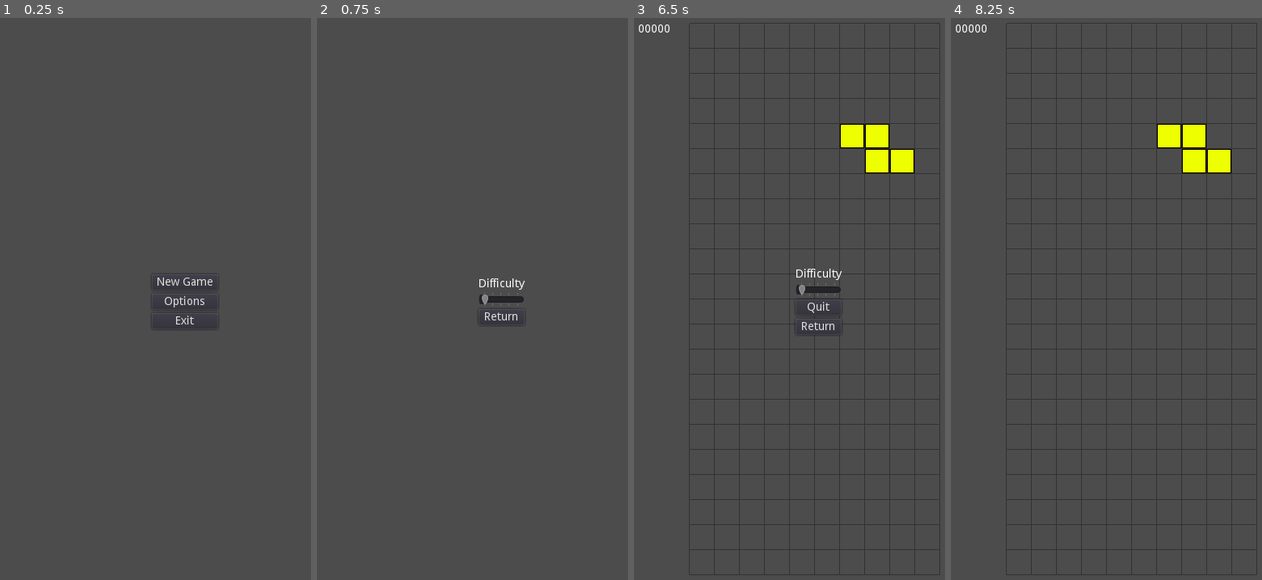
Above: before the commit, frames 1-4 (left to right).
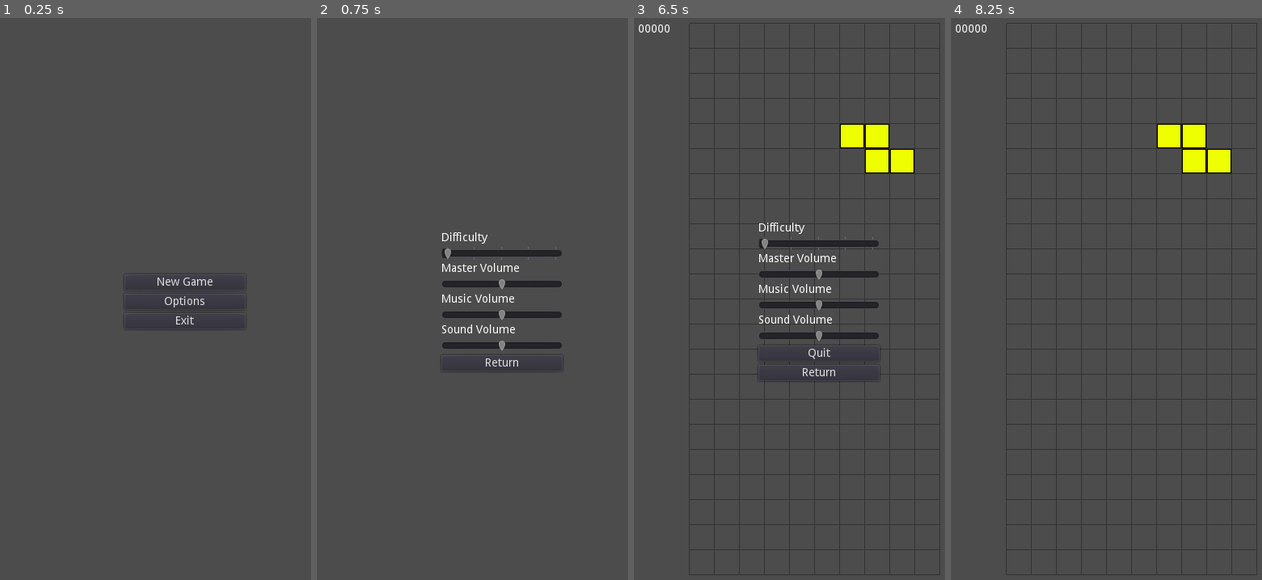
Above: after the commit, the same moments.

Repository: LaffertyDev/Shapes_Collider
Game: Godot game, scene res://main_menu/main_menu.tscn
The game is run twice, just before and just after one commit, with the same random seed, the same clock (stepped at 60 frames per second) and the same inputs.
Inputs:
- Up to frame 1 (0.25 s): no input
- Up to frame 2 (0.75 s): click "Options" at 0.5 s
- Up to frame 3 (6.5 s): click "Return" at 1.25 s; click "New Game" at 2 s; tap Enter at 2.75, 4.25 s; hold Right (ui_right) 2.78-3.53 s; tap Space at 3.5, 5 s; hold Down (ui_down) 3.53-4.28 s; hold Right (ui_right) 4.28-5.78 s; hold Left (ui_left) from 5.78 s (still down); tap Escape (ui_toggle_menu) at 6.4 s
- Up to frame 4 (8.25 s): tap Enter at 7.25 s; release Left (ui_left) at 7.28 s; hold Down (ui_down) 7.28-8 s; click "Return" at 8 s

The runs differ from the first frame. In frame 1, less than 0.1% of the frame differs, in the area x 42-77%, y 45-56%; in frame 2, 2.6%; in frame 3, 2.7%, in the area x 40-79%, y 36-65%; in frame 4, nothing differs.

Commit message:
Add music from open game art

Diff:
--- /dev/null
+++ b/default_bus_layout.tres
@@ -0,0 +1,15 @@
+[gd_resource type="AudioBusLayout" format=2]
+
+[resource]
+bus/1/name = "Music"
+bus/1/solo = false
+bus/1/mute = false
+bus/1/bypass_fx = false
+bus/1/volume_db = -15.1981
+bus/1/send = "Master"
+bus/2/name = "Sounds"
+bus/2/solo = false
+bus/2/mute = false
+bus/2/bypass_fx = false
+bus/2/volume_db = 0.0
+bus/2/send = "Master"
--- /dev/null
+++ b/global_audio.gd
@@ -0,0 +1,24 @@
+extends Node2D
+
+var MasterLoudness = 0.5
+var MusicLoudness = 0.5
+var SoundLoudness = 0.5
+
+signal audio_volume_changed(value)
+
+func _ready():
+	set_master_percentage(0.5)
+	set_music_percentage(0.5)
+	set_sound_percentage(0.5)
+
+func set_master_percentage(value):
+	MasterLoudness = value
+	AudioServer.set_bus_volume_db(AudioServer.get_bus_index("Master"),linear2db(MasterLoudness))
+
+func set_music_percentage(value):
+	MusicLoudness = value
+	AudioServer.set_bus_volume_db(AudioServer.get_bus_index("Music"),linear2db(MusicLoudness))
+
+func set_sound_percentage(value):
+	SoundLoudness = value
+	AudioServer.set_bus_volume_db(AudioServer.get_bus_index("Sounds"),linear2db(SoundLoudness))
--- /dev/null
+++ b/global_audio.tscn
@@ -0,0 +1,12 @@
+[gd_scene load_steps=3 format=2]
+
+[ext_resource path="res://getequipped.wav" type="AudioStream" id=1]
+[ext_resource path="res://global_audio.gd" type="Script" id=2]
+
+[node name="Node2D" type="Node2D"]
+script = ExtResource( 2 )
+
+[node name="MusicPlayer" type="AudioStreamPlayer" parent="."]
+stream = ExtResource( 1 )
+autoplay = true
+bus = "Music"
--- a/globals.gd
+++ b/globals.gd
@@ -1,6 +1,7 @@
 extends Node
 
 var CurrentDifficulty = 1
+
 
 signal difficulty_changed(value)
 
--- a/main_menu/main_menu.tscn
+++ b/main_menu/main_menu.tscn
@@ -19,9 +19,10 @@
 }
 
 [node name="VerticalBoxContainer" type="VBoxContainer" parent="HBoxContainer"]
-margin_left = 199.0
-margin_right = 281.0
+margin_left = 165.0
+margin_right = 315.0
 margin_bottom = 720.0
+rect_min_size = Vector2( 150, 0 )
 alignment = 1
 __meta__ = {
 "_edit_use_anchors_": false
@@ -29,7 +30,7 @@
 
 [node name="New Game" type="Button" parent="HBoxContainer/VerticalBoxContainer"]
 margin_top = 326.0
-margin_right = 82.0
+margin_right = 150.0
 margin_bottom = 346.0
 text = "New Game"
 __meta__ = {
@@ -38,13 +39,13 @@
 
 [node name="Options" type="Button" parent="HBoxContainer/VerticalBoxContainer"]
 margin_top = 350.0
-margin_right = 82.0
+margin_right = 150.0
 margin_bottom = 370.0
 text = "Options"
 
 [node name="Exit" type="Button" parent="HBoxContainer/VerticalBoxContainer"]
 margin_top = 374.0
-margin_right = 82.0
+margin_right = 150.0
 margin_bottom = 394.0
 text = "Exit"
 [connection signal="pressed" from="HBoxContainer/VerticalBoxContainer/New Game" to="." method="_on_New_Game_pressed"]
--- a/options_menu/options_menu.gd
+++ b/options_menu/options_menu.gd
@@ -11,7 +11,11 @@
 	$HBoxContainer/VBoxContainer/return_to_main_menu.hide()
 	emit_signal("menu_open")
 	var globals = get_node("/root/Globals")
+	var global_audio = get_node("/root/GlobalAudio")
 	$HBoxContainer/VBoxContainer/difficulty_slider.value = globals.CurrentDifficulty
+	$HBoxContainer/VBoxContainer/master_volume_slider.value = global_audio.MasterLoudness
+	$HBoxContainer/VBoxContainer/music_volume_slider.value = global_audio.MusicLoudness
+	$HBoxContainer/VBoxContainer/sound_volume_slider.value = global_audio.SoundLoudness
 
 #menu exit
 #go back to main menu only if we are not in a game
@@ -44,3 +48,16 @@
 func _on_difficulty_slider_value_changed(value):
 	var globals = get_node("/root/Globals")
 	globals.set_difficulty(int(value))
+
+
+func _on_master_volume_slider_value_changed(value):
+	var global_audio = get_node("/root/GlobalAudio")
+	global_audio.set_master_percentage(value)
+
+func _on_music_volume_slider_value_changed(value):
+	var global_audio = get_node("/root/GlobalAudio")
+	global_audio.set_music_percentage(value)
+
+func _on_sound_volume_slider_value_changed(value):
+	var global_audio = get_node("/root/GlobalAudio")
+	global_audio.set_sound_percentage(value)
--- a/options_menu/options_menu.tscn
+++ b/options_menu/options_menu.tscn
@@ -19,44 +19,87 @@
 }
 
 [node name="VBoxContainer" type="VBoxContainer" parent="HBoxContainer"]
-margin_left = 211.0
-margin_right = 268.0
+margin_left = 165.0
+margin_right = 315.0
 margin_bottom = 720.0
+rect_min_size = Vector2( 150, 0 )
 alignment = 1
 __meta__ = {
 "_edit_use_anchors_": false
 }
 
 [node name="difficulty_label" type="Label" parent="HBoxContainer/VBoxContainer"]
-margin_top = 319.0
-margin_right = 57.0
-margin_bottom = 333.0
+margin_top = 262.0
+margin_right = 150.0
+margin_bottom = 276.0
 text = "Difficulty"
 __meta__ = {
 "_edit_use_anchors_": false
 }
 
 [node name="difficulty_slider" type="HSlider" parent="HBoxContainer/VBoxContainer"]
-margin_top = 337.0
-margin_right = 57.0
-margin_bottom = 353.0
+margin_top = 280.0
+margin_right = 150.0
+margin_bottom = 296.0
 min_value = 1.0
 max_value = 5.0
 value = 1.0
 tick_count = 5
 ticks_on_borders = true
 
+[node name="master_volume_label" type="Label" parent="HBoxContainer/VBoxContainer"]
+margin_top = 300.0
+margin_right = 150.0
+margin_bottom = 314.0
+text = "Master Volume"
+
+[node name="master_volume_slider" type="HSlider" parent="HBoxContainer/VBoxContainer"]
+margin_top = 318.0
+margin_right = 150.0
+margin_bottom = 334.0
+max_value = 1.0
+step = 0.01
+
+[node name="music_volume_label" type="Label" parent="HBoxContainer/VBoxContainer"]
+margin_top = 338.0
+margin_right = 150.0
+margin_bottom = 352.0
+text = "Music Volume"
+
+[node name="music_volume_slider" type="HSlider" parent="HBoxContainer/VBoxContainer"]
+margin_top = 356.0
+margin_right = 150.0
+margin_bottom = 372.0
+max_value = 1.0
+step = 0.01
+
+[node name="sound_volume_label" type="Label" parent="HBoxContainer/VBoxContainer"]
+margin_top = 376.0
+margin_right = 150.0
+margin_bottom = 390.0
+text = "Sound Volume"
+
+[node name="sound_volume_slider" type="HSlider" parent="HBoxContainer/VBoxContainer"]
+margin_top = 394.0
+margin_right = 150.0
+margin_bottom = 410.0
+max_value = 1.0
+step = 0.01
+
 [node name="return_to_main_menu" type="Button" parent="HBoxContainer/VBoxContainer"]
-margin_top = 357.0
-margin_right = 57.0
-margin_bottom = 377.0
+margin_top = 414.0
+margin_right = 150.0
+margin_bottom = 434.0
 text = "Quit"
 
 [node name="exit_button" type="Button" parent="HBoxContainer/VBoxContainer"]
-margin_top = 381.0
-margin_right = 57.0
-margin_bottom = 401.0
+margin_top = 438.0
+margin_right = 150.0
+margin_bottom = 458.0
 text = "Return"
 [connection signal="value_changed" from="HBoxContainer/VBoxContainer/difficulty_slider" to="." method="_on_difficulty_slider_value_changed"]
+[connection signal="value_changed" from="HBoxContainer/VBoxContainer/master_volume_slider" to="." method="_on_master_volume_slider_value_changed"]
+[connection signal="value_changed" from="HBoxContainer/VBoxContainer/music_volume_slider" to="." method="_on_music_volume_slider_value_changed"]
+[connection signal="value_changed" from="HBoxContainer/VBoxContainer/sound_volume_slider" to="." method="_on_sound_volume_slider_value_changed"]
 [connection signal="pressed" from="HBoxContainer/VBoxContainer/return_to_main_menu" to="." method="_on_return_to_main_menu_pressed"]
 [connection signal="pressed" from="HBoxContainer/VBoxContainer/exit_button" to="." method="_on_exit_button_pressed"]
--- a/project.godot
+++ b/project.godot
@@ -27,6 +27,7 @@
 [autoload]
 
 Globals="*res://globals.gd"
+GlobalAudio="*res://global_audio.tscn"
 
 [display]
 
--- a/shapes_board/background_grid.gd
+++ b/shapes_board/background_grid.gd
@@ -10,8 +10,6 @@
 		# draw horizontal lines
 		# Y-axis is drawn below the horizon... so it is off by one?
 		draw_line(Vector2(0, row * (block_width + 1)), Vector2((block_width + 1) * line_columns, (row * (block_width + 1)) - 1), background_color, -1.0, false)
-		#print(row)
-		print(row * (block_width + 1))
 	for col in range(0, line_columns + 1):
 		# draw vertical lines
 		draw_line(Vector2(col * (block_width + 1), 0), Vector2(col * (block_width + 1), line_rows * (block_width + 1)), background_color, 1.0, false)
--- a/shapes_board/shapes_board.gd
+++ b/shapes_board/shapes_board.gd
@@ -43,7 +43,6 @@
 
 	if event.is_action_pressed("ui_toggle_menu"):
 		if !is_paused():
-			print('group does not exist yet')
 			var options_res = load("res://options_menu/options_menu.tscn")
 			var options_menu = options_res.instance()
 			options_menu.connect("menu_open", self, "_handle_menu_open")
Not shown, added: getequipped.wav.import
Not shown, added: getequipped.wav
Not shown, changed: readme.md
